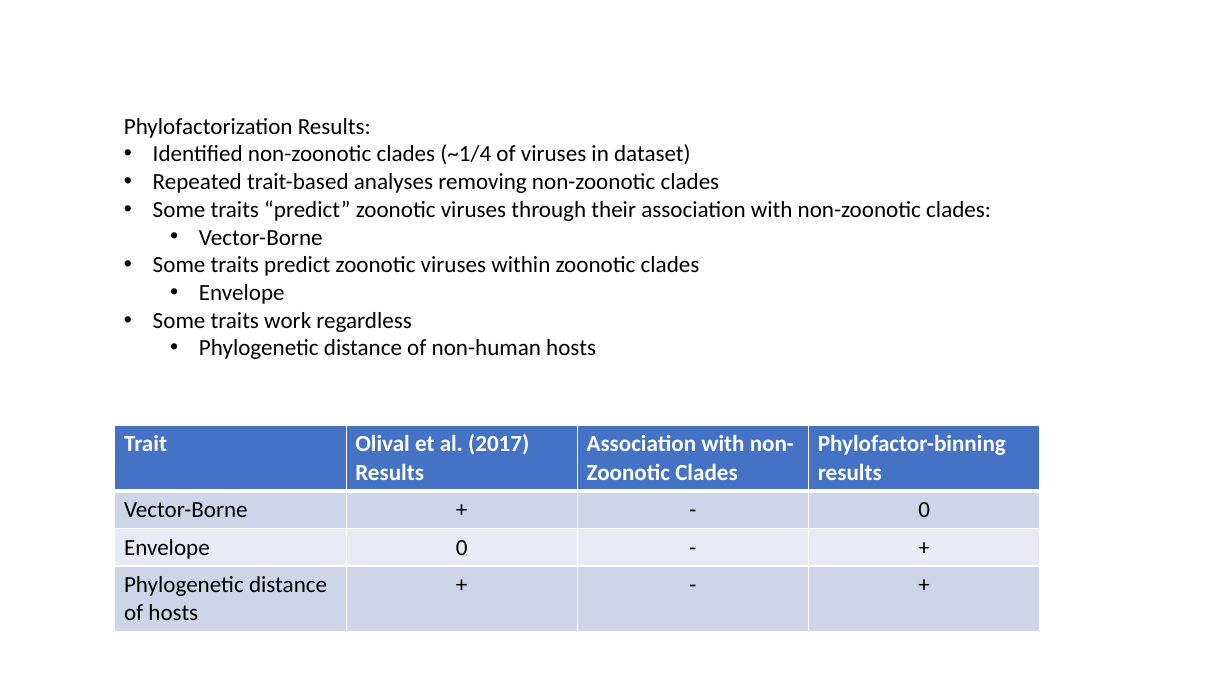
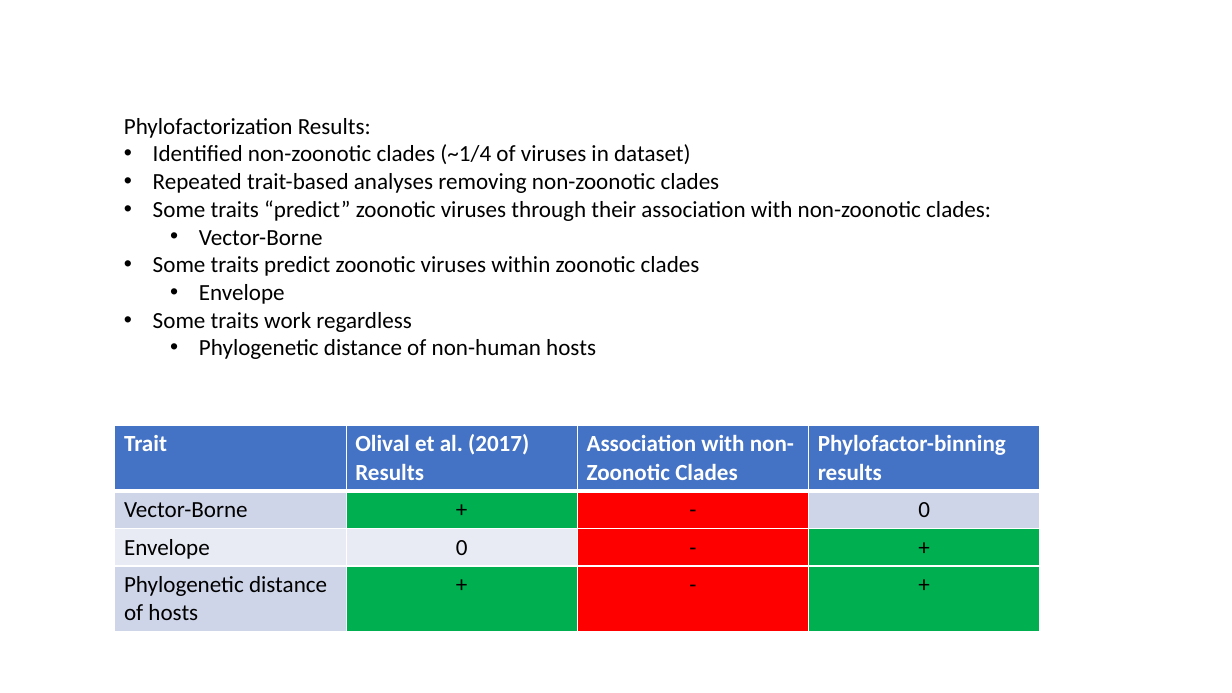
Before and after one commit to dncrwlye/BZDEL, a slide deck: slide 1 of DARPA material/phylofactor_results_GAMs.pptx. Drawn at 1232x693 pixels with LibreOffice and Linux fonts; fonts in the diff are those of the drawing. Boxes give left, top, right and bottom in pixels: in the first picture for what was removed or moved away, otherwise in the second. Text is boxed around its words. In the diff, an @@ line names an element or a change of style, - is before the commit and + after.

Commit message:
DARPA material

```diff
--- a/DARPA material/phylofactor_results_GAMs.pptx
+++ b/DARPA material/phylofactor_results_GAMs.pptx
@@ table at bbox=[115, 425, 1039, 629] @@
@@ fill #CFD5EA to #00B050 in 3 cells @@
@@ fill #CFD5EA to #FF0000 in 2 cells @@
@@ fill #E9EBF5 to #FF0000 in row 3, column 3 @@
@@ fill #E9EBF5 to #00B050 in row 3, column 4 @@
```
